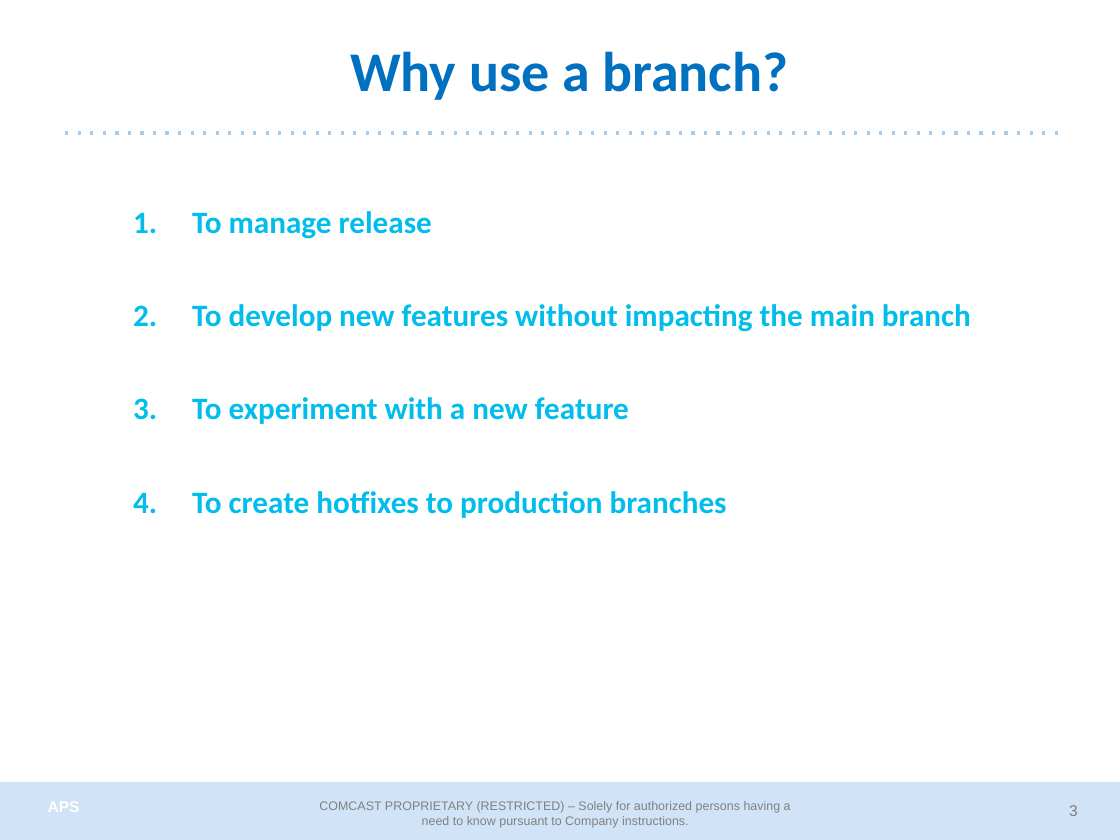
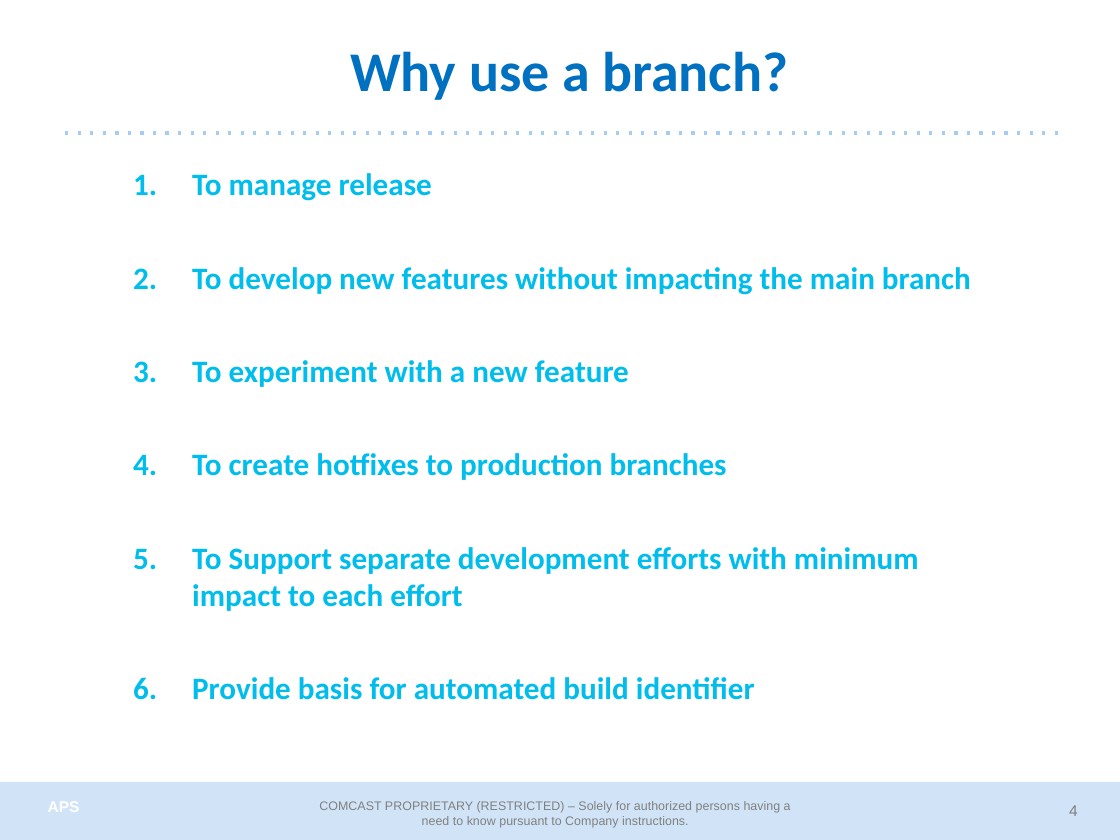
Before and after one commit to cmguy/General-GitSystem, a slide deck: slide 4 of doc/EMM_GitSystem.pptx (slide 3 before the commit). Drawn at 1120x840 pixels with LibreOffice and Linux fonts; fonts in the diff are those of the drawing; background and template pictures are left out. Boxes give left, top, right and bottom in pixels: in the first picture for what was removed or moved away, otherwise in the second. Text is boxed around its words. In the diff, an @@ line names an element or a change of style, - is before the commit and + after.

Commit message:
Updates for branch definitions. Includes Admin and User Guide and testing.

```diff
--- a/doc/EMM_GitSystem.pptx
+++ b/doc/EMM_GitSystem.pptx
@@ text "To manage release": place and size @@
-text "To manage release" at bbox=[192, 211, 971, 518]
+text "To manage release" at bbox=[192, 173, 971, 700]
@@ text at bbox=[192, 547, 919, 700]: paragraphs added @@
+5. To Support separate development efforts with minimum impact to each effort
+6. Provide basis for automated build identifier
@@ page number at bbox=[1069, 805, 1078, 816]: text changed @@
-3
+4
```
Also in this commit, not shown: 7 other slides changed, 2 slides added, 10 other files.
